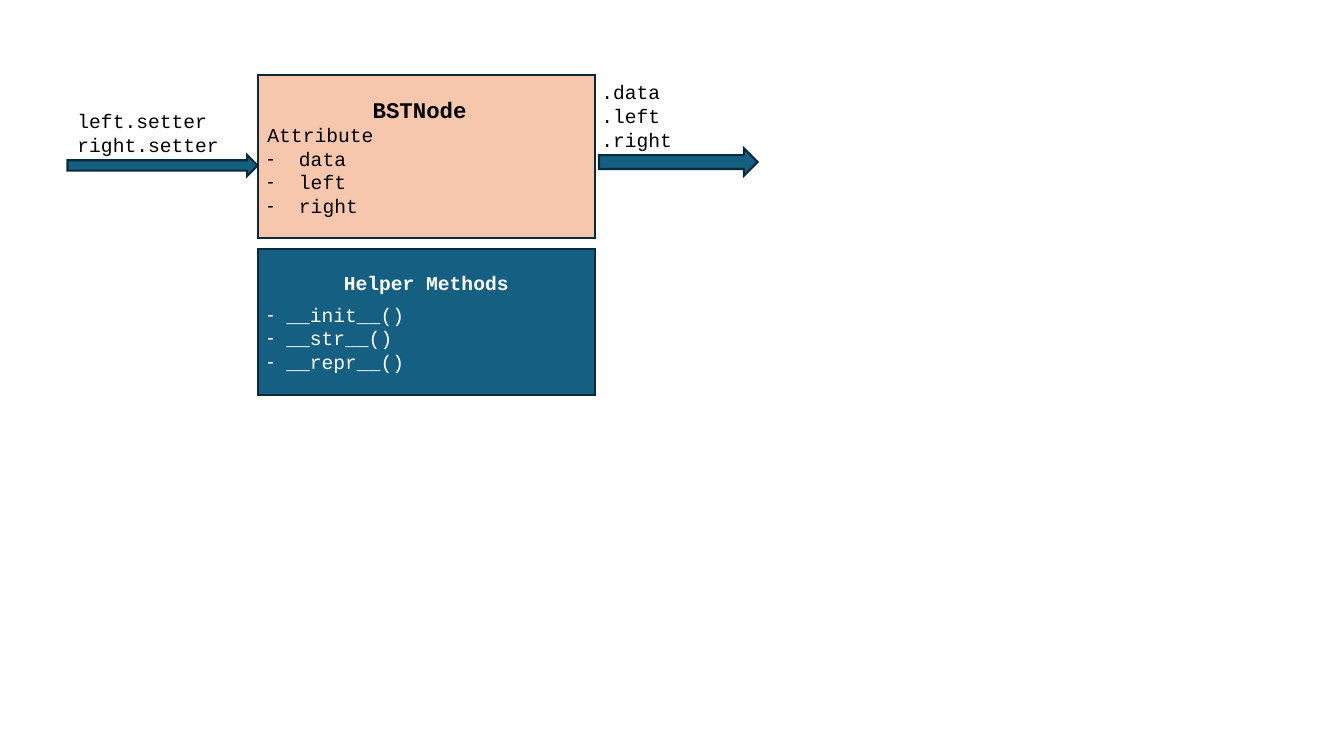
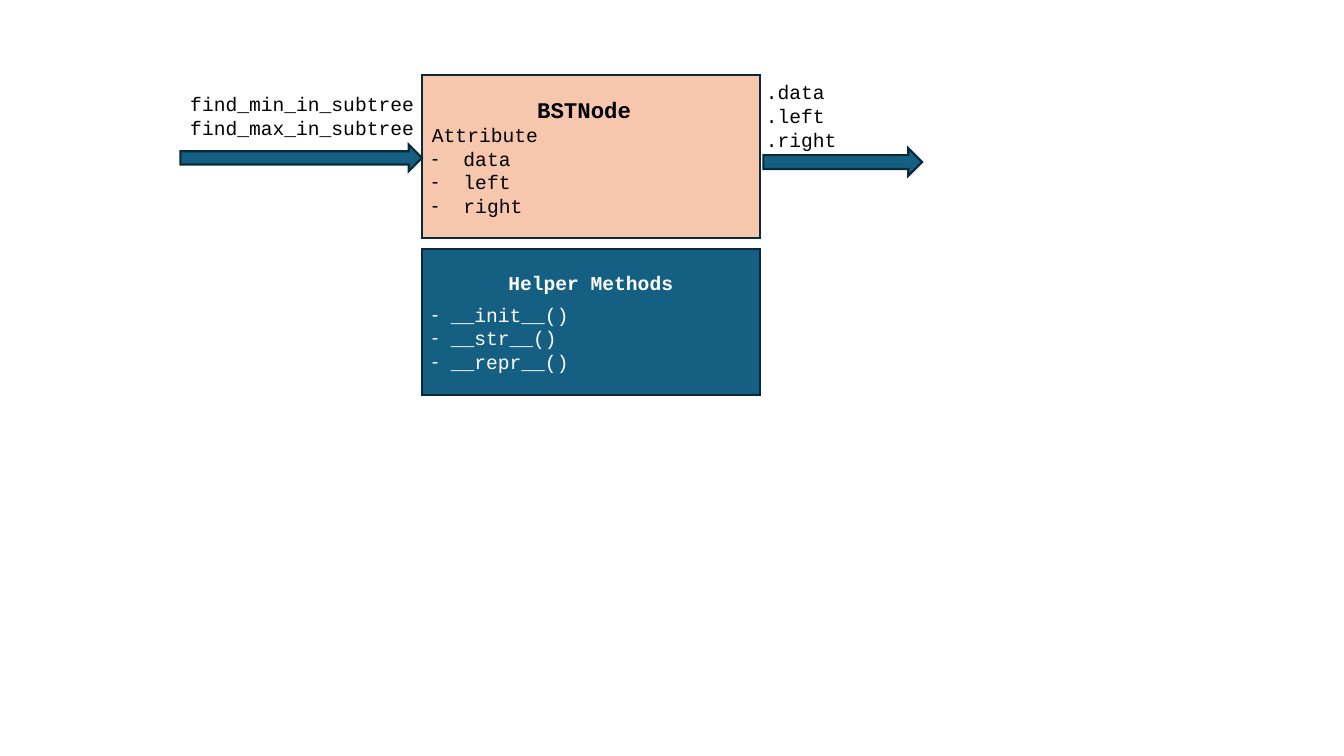
Before and after one commit to mingfujacky/Lecture-DSA-2.0, a slide deck: slide 4 of asset/ppt/ch10_binary_tree.pptx. Drawn at 1344x756 pixels with LibreOffice and Linux fonts; fonts in the diff are those of the drawing. Boxes give left, top, right and bottom in pixels: in the first picture for what was removed or moved away, otherwise in the second. Text is boxed around its words. In the diff, an @@ line names an element or a change of style, - is before the commit and + after.

```diff
--- a/asset/ppt/ch10_binary_tree.pptx
+++ b/asset/ppt/ch10_binary_tree.pptx
@@ text at <box>190,97,414,137</box>: text changed @@
-left.setter
-right.setter
+find_min_in_subtree
+find_max_in_subtree
@@ right arrow: place and size @@
-right arrow at <box>68,155,258,176</box>
+right arrow at <box>180,144,422,170</box>
@@ 2 rectangles, 1 text, 1 right arrow: place and size @@
-2 rectangles, 1 text, 1 right arrow at <box>258,76,757,395</box>
+2 rectangles, 1 text, 1 right arrow at <box>422,76,922,395</box>
```
Also in this commit, not shown: 24 other files.
